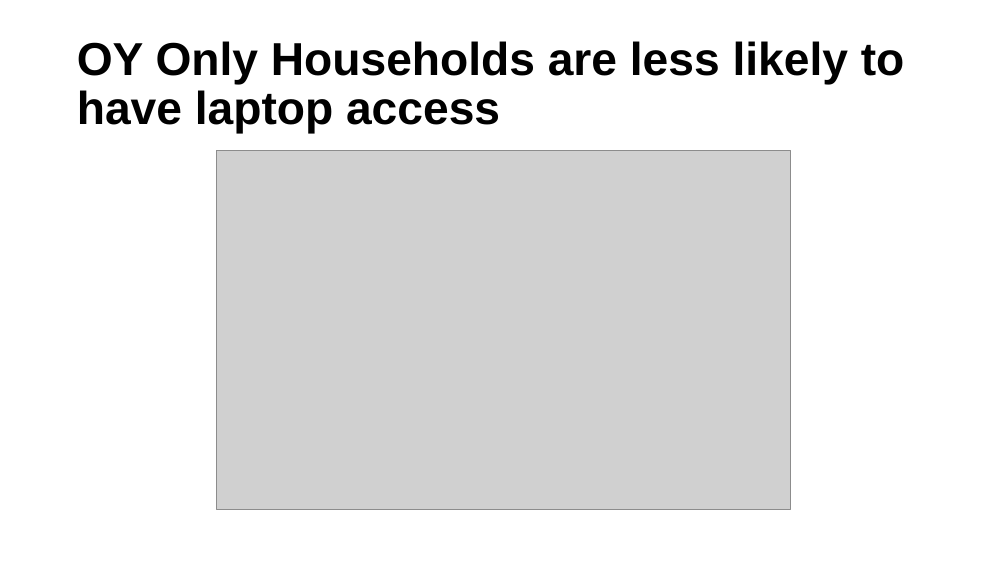
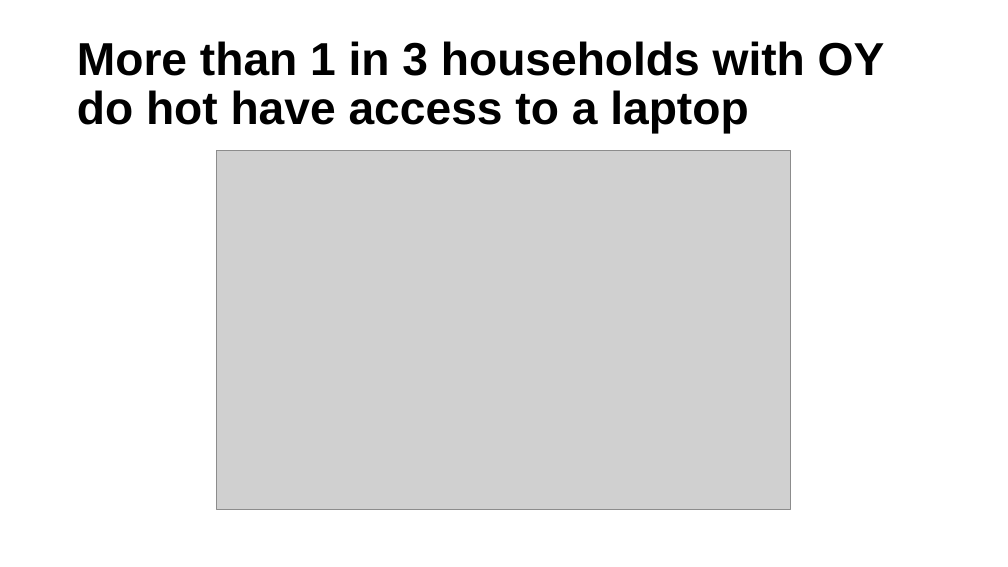
Before and after one commit to ucdiegorubi/oy_census_analysis, a slide deck: slide 24 of create_powerpoint/household_structure_estimates.pptx (slide 27 before the commit). Drawn at 1008x567 pixels with LibreOffice and Linux fonts; fonts in the diff are those of the drawing; grey boxes stand for pictures; background and template pictures are left out. Boxes give left, top, right and bottom in pixels: in the first picture for what was removed or moved away, otherwise in the second. Text is boxed around its words. In the diff, an @@ line names an element or a change of style, - is before the commit and + after.

```diff
--- a/create_powerpoint/household_structure_estimates.pptx
+++ b/create_powerpoint/household_structure_estimates.pptx
@@ title at [77,41,885,134]: text changed @@
-OY Only Households are less likely to have laptop access
+More than 1 in 3 households with OY do hot have access to a laptop
```
Also in this commit, not shown: 11 other slides changed, 3 slides removed, 7 other files.
